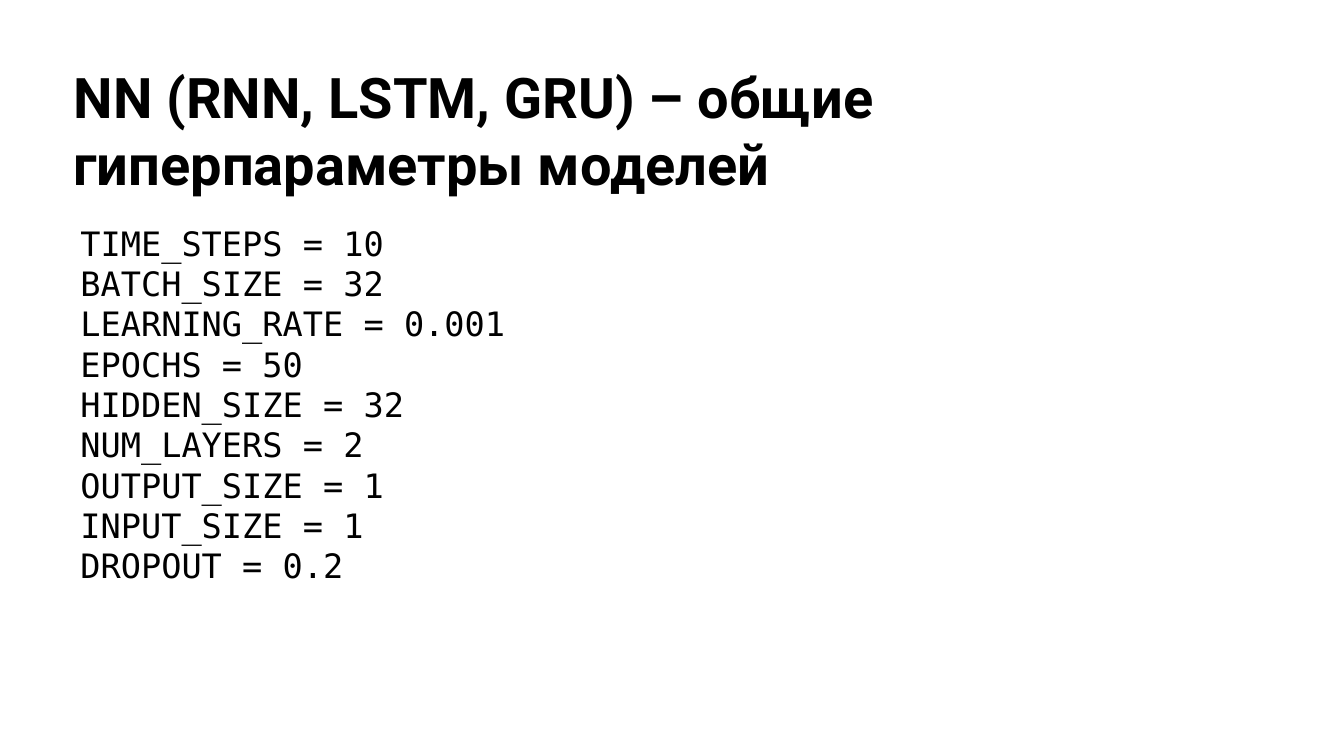
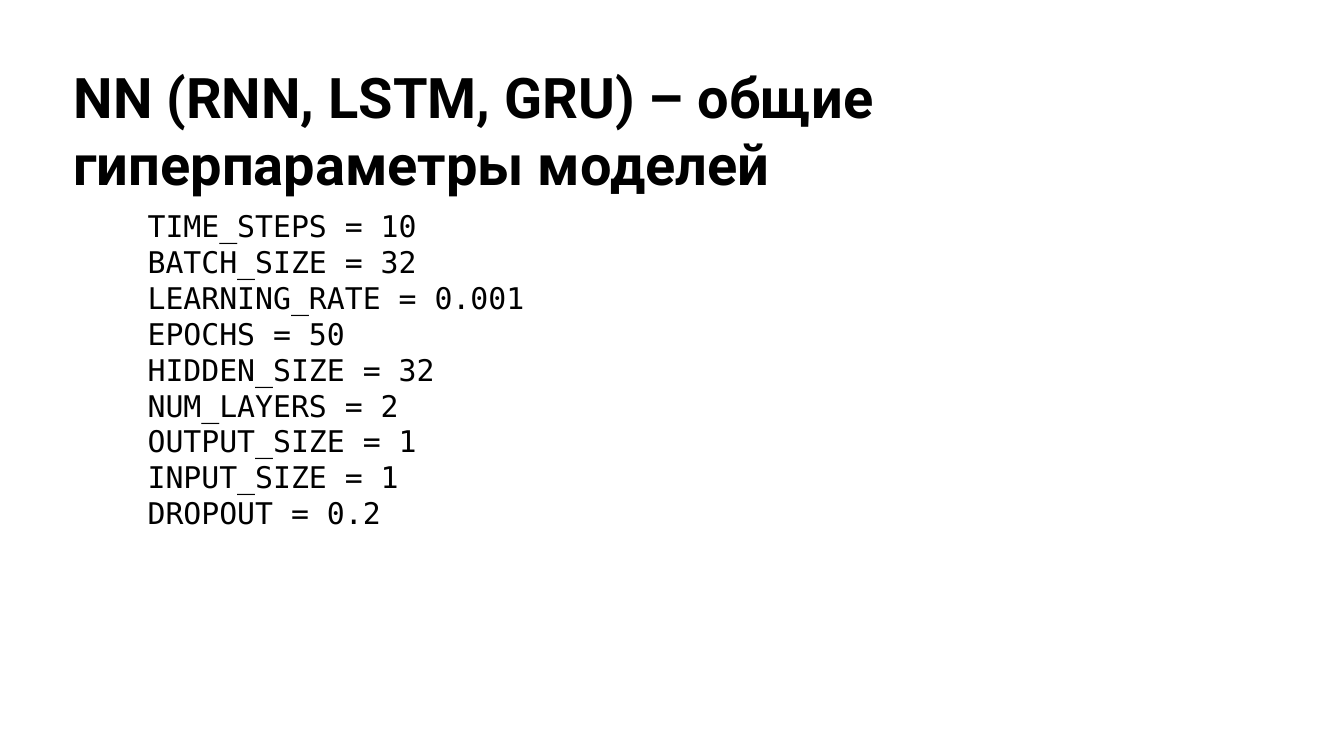
Before and after one commit to m0zart89/otus-ml-pro-2024-05, a slide deck: slide 21 of presentation.pptx (slide 20 before the commit). Drawn at 1344x756 pixels with LibreOffice and Linux fonts; fonts in the diff are those of the drawing; background and template pictures are left out. Boxes give left, top, right and bottom in pixels: in the first picture for what was removed or moved away, otherwise in the second. Text is boxed around its words. In the diff, an @@ line names an element or a change of style, - is before the commit and + after.

```diff
--- a/presentation.pptx
+++ b/presentation.pptx
@@ text "TIME_STEPS = 10": place and size @@
-text "TIME_STEPS = 10" at box(80, 231, 505, 579)
+text "TIME_STEPS = 10" at box(148, 215, 525, 525)
@@ text "TIME_STEPS = 10" at box(148, 215, 525, 525): size 18 to 16 pt @@
```
Also in this commit, not shown: 24 other slides changed, 1 slide added.
